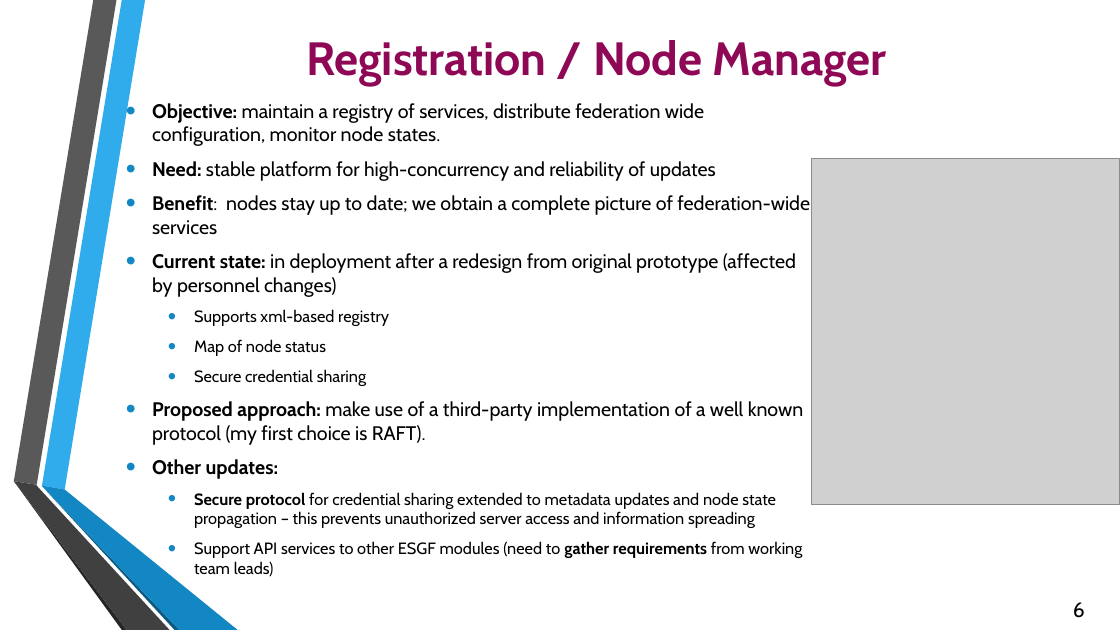
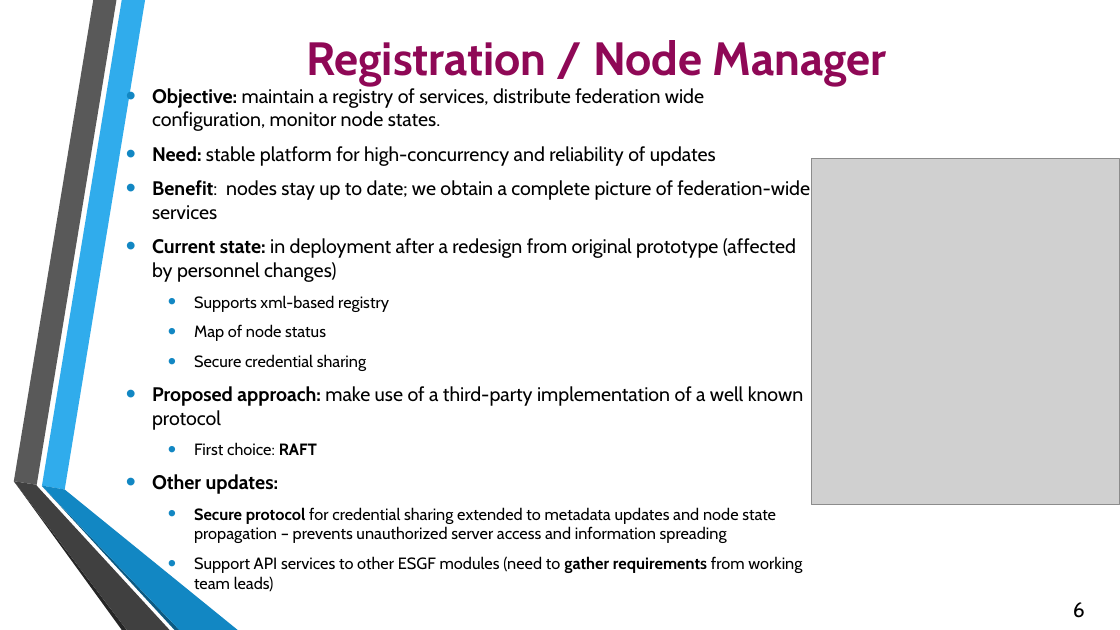
Before and after one commit to ESGF/esgf.github.io, a slide deck: slide 6 of media/2017-DOE/ESGF Publication, Registration, Tracking-Feedback Notification Final.pptx. Drawn at 1120x630 pixels with LibreOffice and Linux fonts; fonts in the diff are those of the drawing; grey boxes stand for pictures; background and template pictures are left out. Boxes give left, top, right and bottom in pixels: in the first picture for what was removed or moved away, otherwise in the second. Text is boxed around its words. In the diff, an @@ line names an element or a change of style, - is before the commit and + after.

```diff
--- a/media/2017-DOE/ESGF Publication, Registration, Tracking-Feedback Notification Final.pptx
+++ b/media/2017-DOE/ESGF Publication, Registration, Tracking-Feedback Notification Final.pptx
@@ text at (152, 386, 804, 455): text changed @@
-• Proposed approach: make use of a third-party implementation of a well known protocol (my first choice is RAFT).
+• Proposed approach: make use of a third-party implementation of a well known protocol
+  • First choice: RAFT
@@ text at (194, 507, 776, 543): text changed @@
-  • Secure protocol for credential sharing extended to metadata updates and node state propagation – this prevents unauthorized server access and information spreading
+  • Secure protocol for credential sharing extended to metadata updates and node state propagation – prevents unauthorized server access and information spreading
```
Also in this commit, not shown: 4 other slides changed.
